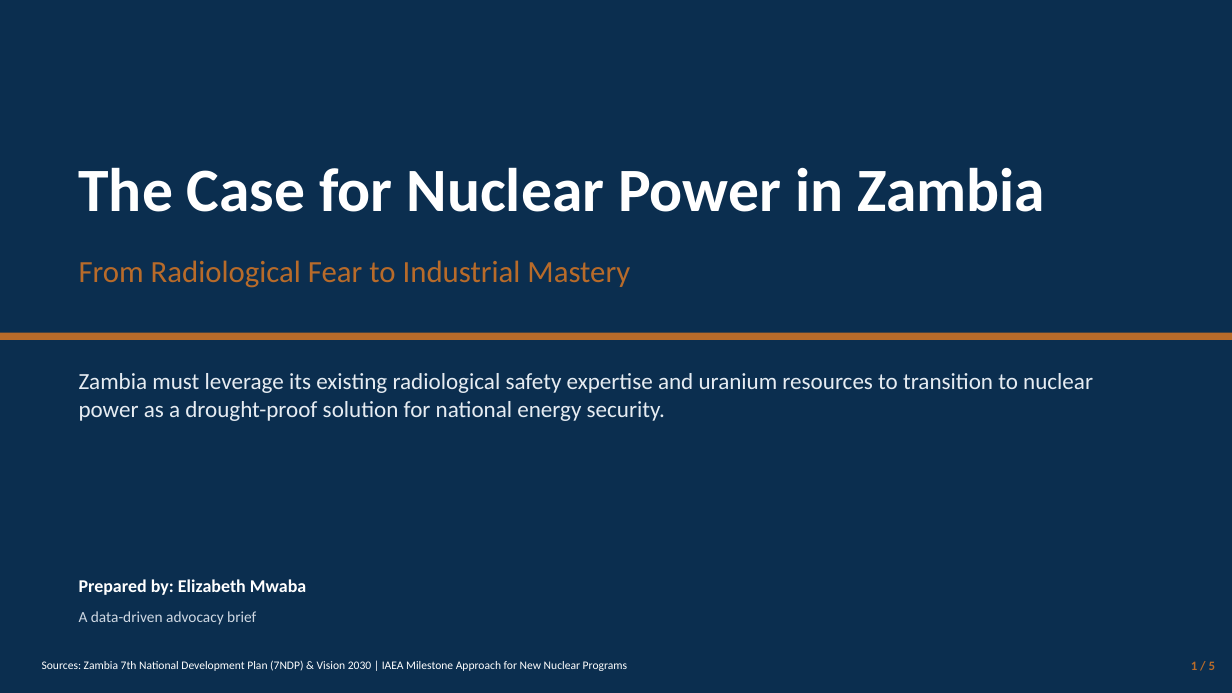
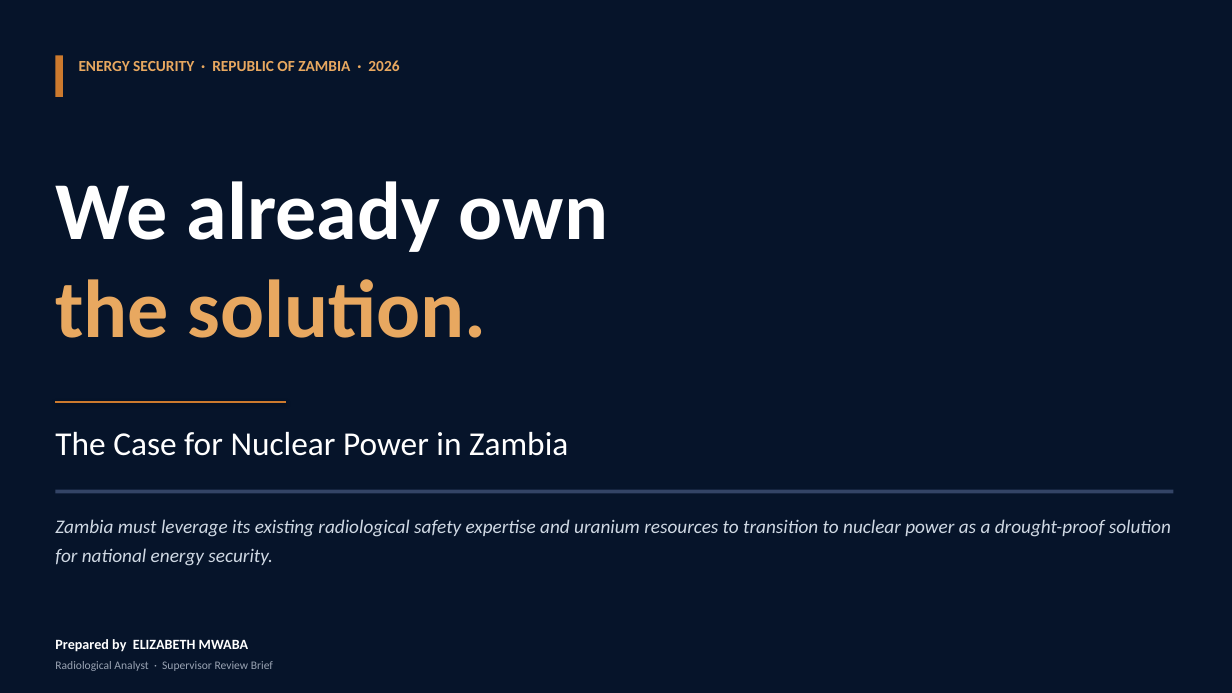
Before and after one commit to emwaba-wq/zambia-nuclear-case, a slide deck: slide 1 of The_Case_for_Nuclear_Power_in_Zambia.pptx. Drawn at 1232x693 pixels with LibreOffice and Linux fonts; fonts in the diff are those of the drawing. Boxes give left, top, right and bottom in pixels: in the first picture for what was removed or moved away, otherwise in the second. Text is boxed around its words. In the diff, an @@ line names an element or a change of style, - is before the commit and + after.

```diff
--- a/The_Case_for_Nuclear_Power_in_Zambia.pptx
+++ b/The_Case_for_Nuclear_Power_in_Zambia.pptx
@@ background #0B2E4F to #06142A @@
@@ rectangle added at <box>55,55,63,97</box>, fill #CC7A2E @@
@@ text added at <box>79,60,399,71</box>, 12 pt, text #E8A860, bold @@
+ENERGY SECURITY · REPUBLIC OF ZAMBIA · 2026
@@ text at <box>55,181,608,338</box>: text changed; size 24 to 64 pt; text colour #B86B2A to #FFFFFF; bold on @@
-From Radiological Fear to Industrial Mastery
+We already own
+the solution.
@@ rectangle removed at <box>0,333,1232,340</box> @@
@@ text "The Case for Nuclear Power ...": place and size @@
-text "The Case for Nuclear Power ..." at <box>79,167,1045,212</box>
+text "The Case for Nuclear Power ..." at <box>55,432,568,456</box>
@@ text "The Case for Nuclear Power ..." at <box>55,432,568,456</box>: size 48 to 26 pt, bold off; line spacing 1 to 1.15 @@
@@ line added from (55, 402) to (287, 402), #CC7A2E 1.5 pt @@
@@ text "Zambia must leverage its existing ...": place and size @@
-text "Zambia must leverage its existing ..." at <box>79,373,1093,421</box>
+text "Zambia must leverage its existing ..." at <box>55,519,1171,566</box>
@@ text "Zambia must leverage its existing ..." at <box>55,519,1171,566</box>: size 18 to 15 pt, text colour #E6ECF2 to #CFD8E3, italic on; line spacing 1 to 1.25 @@
@@ rectangle added at <box>55,490,1174,494</box>, fill #334466 @@
@@ text removed at <box>79,611,256,625</box> @@
-A data-driven advocacy brief
@@ rectangle removed at <box>0,652,1232,693</box> @@
@@ text at <box>55,639,248,652</box>: text changed; size 14 to 11 pt @@
-Prepared by: Elizabeth Mwaba
+Prepared by ELIZABETH MWABA
@@ text removed at <box>42,660,627,671</box> @@
-Sources: Zambia 7th National Development Plan (7NDP) & Vision 2030 | IAEA Milestone Approach for New Nuclear Programs
@@ text added at <box>55,661,273,671</box>, 9 pt, text #99A3B3 @@
+Radiological Analyst · Supervisor Review Brief
@@ text removed at <box>1191,661,1215,670</box> @@
-1 / 5
```
Also in this commit, not shown: 3 other slides changed, 1 slide added, 1 slide removed, 1 other file.
